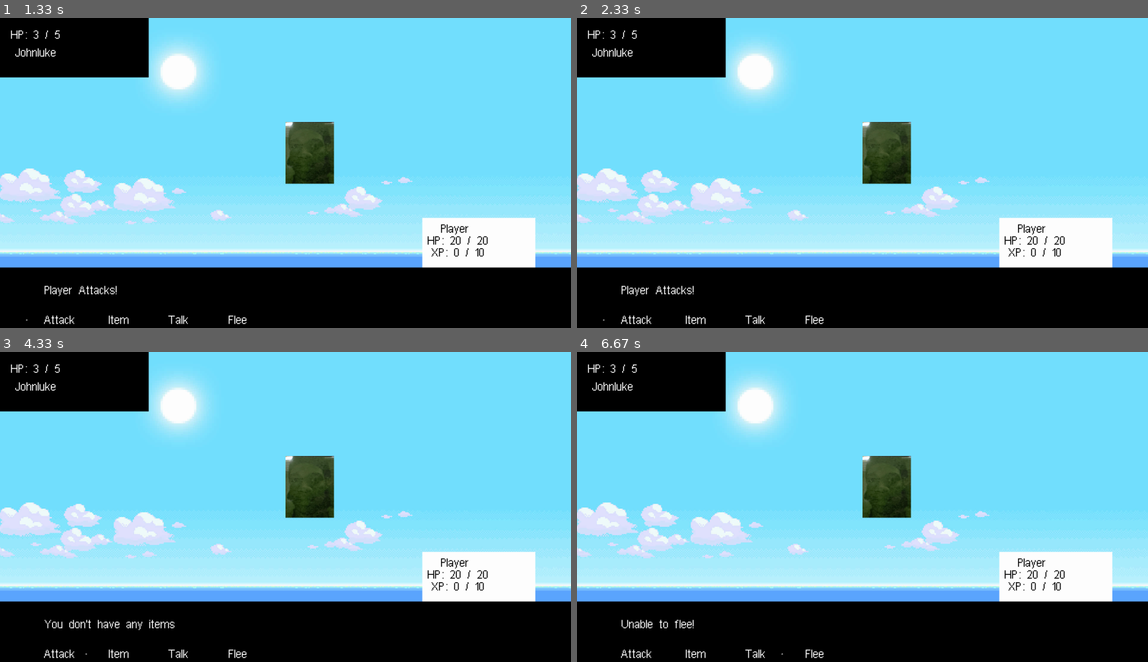
Above: before the commit, frames 1-4 (two rows, left to right).
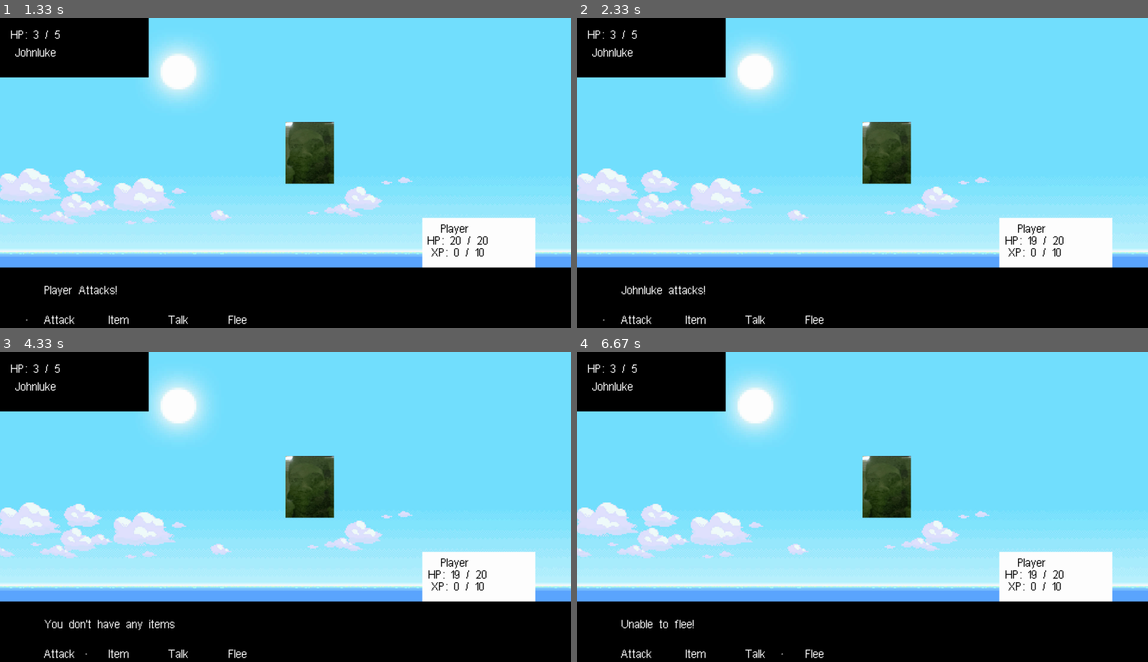
Above: after the commit, the same moments.

Repository: RyanNageer/Pygame
Game: pygame game, started from main.py
The game is run twice, just before and just after one commit, with the same random seed, the same clock (stepped at 60 frames per second) and the same inputs.
Inputs:
- Up to frame 1 (1.33 s): tap Enter at 0.33, 1.17 s; hold Down 0.67-1.13 s
- Up to frame 2 (2.33 s): hold Left 1.5-1.9 s; tap 2 at 1.65 s; hold Right from 1.93 s (still down); tap 3 at 2.08 s
- Up to frame 3 (4.33 s): release Right at 2.57 s; hold Left 2.6-3.07 s; hold Right 3.1-3.57 s; tap 2 at 3.25 s; hold Right 3.6-4.07 s; tap 3 at 3.75 s; tap Enter at 4.1 s
- Up to frame 4 (6.67 s): hold Left 4.43-4.97 s; tap 2 at 4.58, 6.25 s; hold Left 5-5.4 s; tap 3 at 5.15 s; hold Right 5.43-6.07 s; hold Left 6.1-6.57 s; tap Enter at 6.6 s

Frame 1 is identical in both runs. In frame 2, 0.4% of the frame differs, in the area x 7-86%, y 70-90%; in frame 3, 0.1%; in frame 4, 0.1%.

Commit message:
enemies can fight back. battle system is working (so far). XP can be gained but a level up system has yet to be implemented. Next I want to add the "Talk" method

Diff:
--- a/game.py
+++ b/game.py
@@ -100,7 +100,10 @@
                 if column == 'E':
                     Johnluke(self, j, i) # pass in game object (self) and coordinates
                 if column == 'N':
-                    NPC(self, j, i, ["Hello!", "How are you?", "Nice to meet you!"]) # pass in game object (self) and coordinates
+                    NPC(self, j, i, ["Hello!",
+                                     "How are you?",
+                                     "Nice to meet you!",
+                                     "Wanna see my Chungles?"]) # pass in game object (self) and coordinates
                 if column == 'FLY':
                     Fly(self, j, i) # pass in game object (self) and coordinates
 
@@ -171,14 +174,17 @@
     def battle(self, player, enemy):
         self.playing = 0 # Exit overworld and enter battle screen
         self.curr_menu = self.battlemenu
+        self.curr_menu.battle_init(enemy) # runs before every battle starts
+        player_move_success = 0
         while self.player.inBattle:
 
 
-            flag = self.battlemenu.display_menu(player, enemy)
-
-            if flag == 1: # enemy defeated
+            self.battlemenu.display_menu(player, enemy)
+
+            if enemy.CUR_HP == 0: # enemy defeated
                 self.player.inBattle = 0
                 self.playing = 1
+                enemy.CUR_HP = enemy.MAX_HP
                 enemy.kill()
                 break
 
@@ -193,11 +199,15 @@
                         self.playing = 1
                         enemy.kill()
                         break
-                    self.battlemenu.check_input(event.key, player, enemy)
+                    player_move_success = self.battlemenu.check_input(event.key, player, enemy)
 
 
             self.clock.tick(FPS) #
             pygame.display.update() # physically puts this on the monitor/computer screen
+
+            if player_move_success == 1:
+                self.curr_menu.enemy_move(player, enemy)
+                player_move_success = 0
 
 
     def update(self):
--- a/menu.py
+++ b/menu.py
@@ -1,4 +1,5 @@
 import pygame
+import inflect
 from config import *
 from sprites import *
 
@@ -230,7 +231,13 @@
         self.textbox = "An enemy approaches!"
         # midtop is one of the position attributes of a Pygame Rect object
 
-    def display_menu(self, player, enemy):
+    def battle_init(self, enemy):
+        p = inflect.engine() # use the inflect module to check for vowels
+        self.textbox = f"{p.a(enemy.name)[0].upper()}{p.a(enemy.name)[1:]} appears!" # picks between a and an and capitalizes the A
+        self.state = "Attack"
+
+
+    def display_menu(self, player, enemy, enemy_defeated_flag=0): # Does NOT adjust any values, only displays.
         # Draw a single frame of the battle UI.
         # The outer `Game.battle` loop handles the event polling and input,
         # so this method should only render and return each frame.
@@ -254,28 +261,15 @@
 
        #(text, font, colour, x, y, screen, allowed_width)
 
-        if enemy.CUR_HP <= 0:
-            # pygame.time.delay(1000) # wait 1 second
-            self.textbox = f"{enemy.name} has been defeated! 2 XP gained. Press e to return to overworld."
-            player.CUR_XP += 2
-
-
         font = pygame.font.Font(self.game.font_name, 40)
         self.renderTextLeft(self.textbox, font, WHITE, self.textx, self.texty, self.battle_display, 1600)
         self.draw_cursor(surface=self.battle_display)
-        self.blit_battle_menu(enemy)
-
-        if enemy.CUR_HP <= 0:
-            self.blit_battle_menu(enemy)
-            self.wait_for_keypress()
-            enemy.CUR_HP = enemy.MAX_HP
-            return 1
-
-
-
-    def blit_battle_menu(self, enemy):
+        self.blit_battle_menu(enemy, enemy_defeated_flag)
+
+
+    def blit_battle_menu(self, enemy, enemy_defeated_flag=0): # Redisplays the whole battle menu, does NOT affect any values
         self.game.window.blit(enemy.battle_background, (0,0)) # Draw background image
-        if enemy.CUR_HP > 0:
+        if enemy.CUR_HP > 0 and enemy_defeated_flag == 0:
             self.game.window.blit(enemy.battle_sprite, (self.game.DISPLAY_W / 2, 350))
         self.game.window.blit(self.battle_display, (0, int((self.game.DISPLAY_H / 2) + 300))) # copy our canvas onto the visible window that our player sees are our top-left XY coordinates
         self.game.window.blit(self.player_stats, (1420, 673))
@@ -315,16 +309,41 @@
                 self.state = 'Talk'
 
     def check_input(self, key, player, enemy):
+        successful_move = 0
         self.move_cursor(key) # every frame we will check for input and adjust the cursor accordingly
         if key == pygame.K_RETURN or key == pygame.K_e: # If the player clicks Enter or INTERACT_KEY
             if self.state == 'Attack':
                 self.textbox = "Player Attacks!"
                 enemy.CUR_HP = max(0, enemy.CUR_HP - player.ATK)
+                self.display_menu(player, enemy)
+                pygame.time.delay(1000)
+                successful_move = 1
             elif self.state == 'Item':
                 self.textbox = "You don't have any items"
+                successful_move = 0
             elif self.state == 'Talk':
                self.textbox ="The enemy doesn't seem to be very talkative"
+               successful_move = 0
             elif self.state == 'Flee':
                 self.textbox ="Unable to flee!"
+                successful_move = 0
             else:
                 print ("ERROR: State self.malfunctioned")
+                successful_move = 0
+        return successful_move
+
+    def enemy_move(self, player, enemy):
+        if enemy.CUR_HP <= 0:
+            pygame.time.delay(1000) # wait 1 second
+            self.textbox = f"{enemy.name} has been defeated! 2 XP gained. Press e to return to overworld."
+            player.CUR_XP += 2
+            self.display_menu(player, enemy, 1) # This will remove the enemy's sprite from the screen
+            self.wait_for_keypress()
+            self.textbox = ""
+            return
+        self.textbox = f"{enemy.name} attacks!"
+        player.CUR_HP = max(0, player.CUR_HP - enemy.ATK)
+        self.display_menu(player, enemy)
+
+
+        pygame.time.delay(1000)
